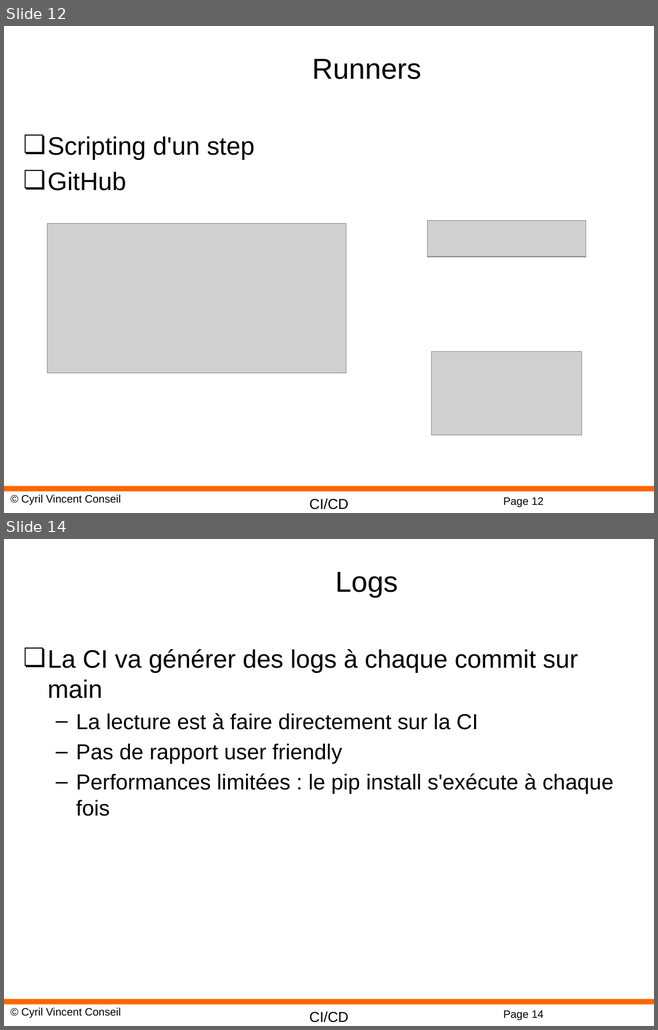
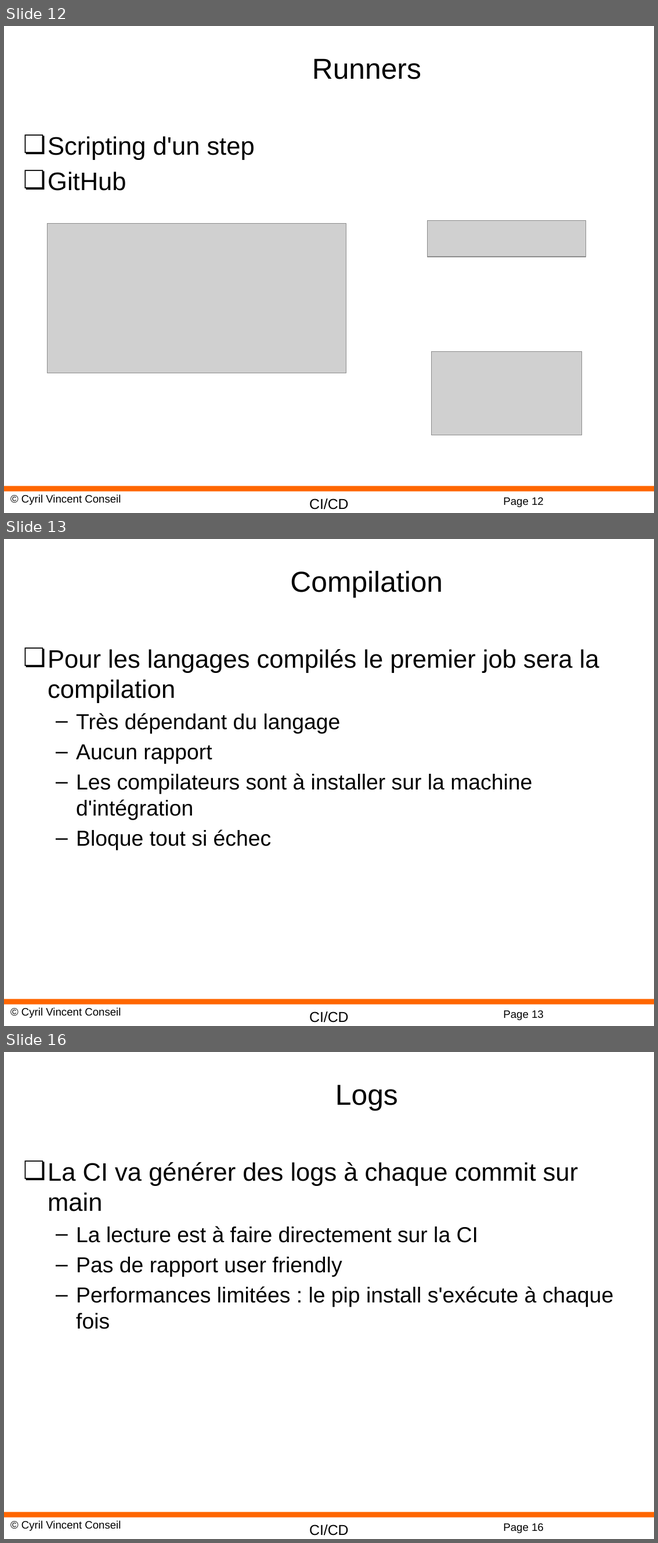
Before and after one commit to cyrilvincent/cicd, a slide deck: ppt/CICD08-FirstPipeline.pptx. Shown one above the other, each under a label of ours: slides 12 and 14 before the commit, slides 12, 13 and 16 after it; the slides between them are not shown. The pictures are 658x1030 and 658x1543 pixels, drawn with LibreOffice and Linux fonts; fonts in the diff are those of the drawing; grey boxes stand for pictures; background and template pictures are left out. Boxes give left, top, right and bottom in pixels: in the first picture for what was removed or moved away, otherwise in the second. Text is boxed around its words. In the diff, an @@ line names an element or a change of style, - is before the commit and + after.

```diff
--- a/ppt/CICD08-FirstPipeline.pptx
+++ b/ppt/CICD08-FirstPipeline.pptx
@@ slide 13 added at box(4, 539, 654, 1026), background #FFFFFF; not listed: 4 template elements that a slide beside it also shows @@
@@ title added at box(290, 571, 442, 598), 32 pt, text #000000 @@
+Compilation
@@ text added at box(48, 649, 599, 850), 24 pt, text #000000 @@
+❏ Pour les langages compilés le premier job sera la compilation
+  – Très dépendant du langage
+  – Aucun rapport
+  – Les compilateurs sont à installer sur la machine d'intégration
+  – Bloque tout si échec
@@ what was slide 14 is now slide 16 @@
@@ page number at box(503, 1524, 543, 1533): text changed @@
-Page 14
+Page 16
```
Also in this commit, not shown: 1 slide changed, 1 other slide added, 17 other files.
